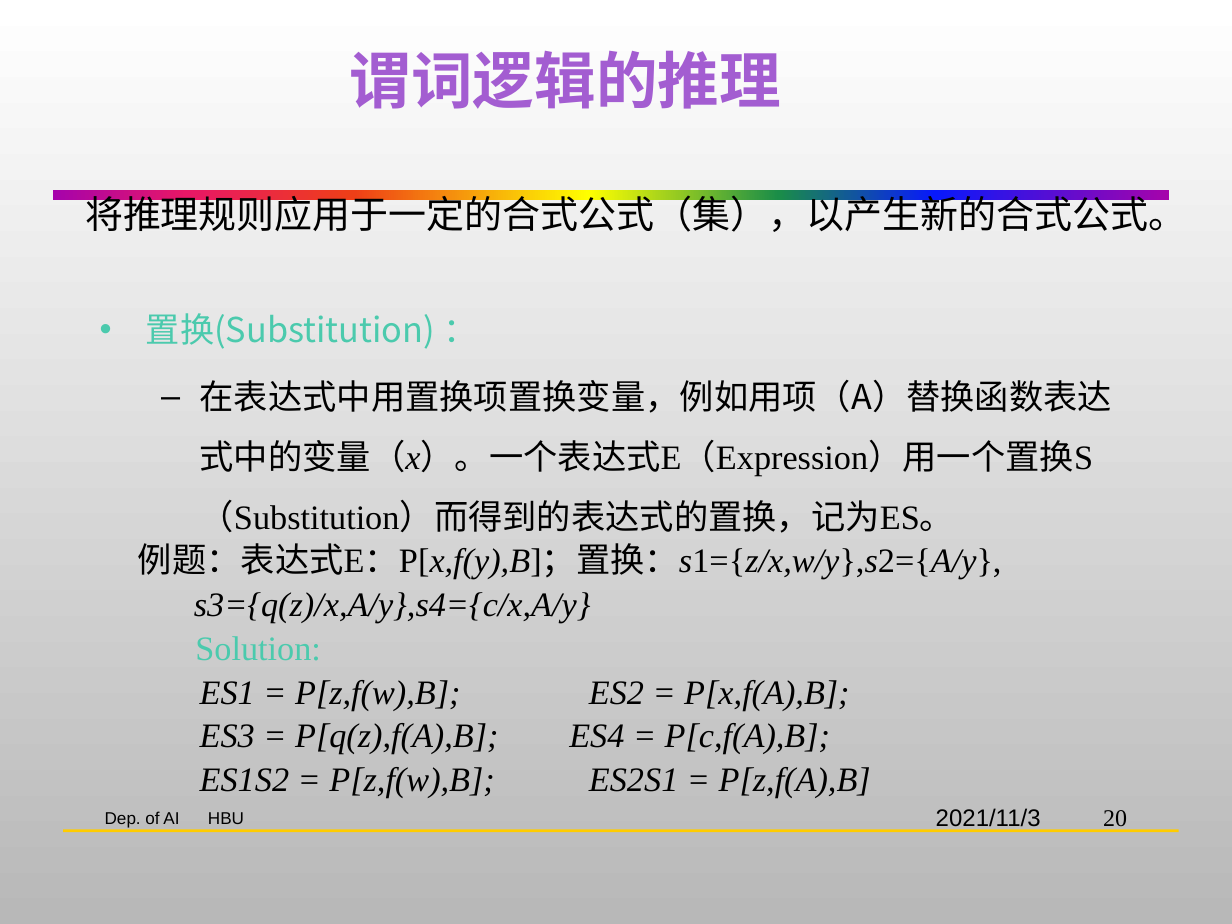
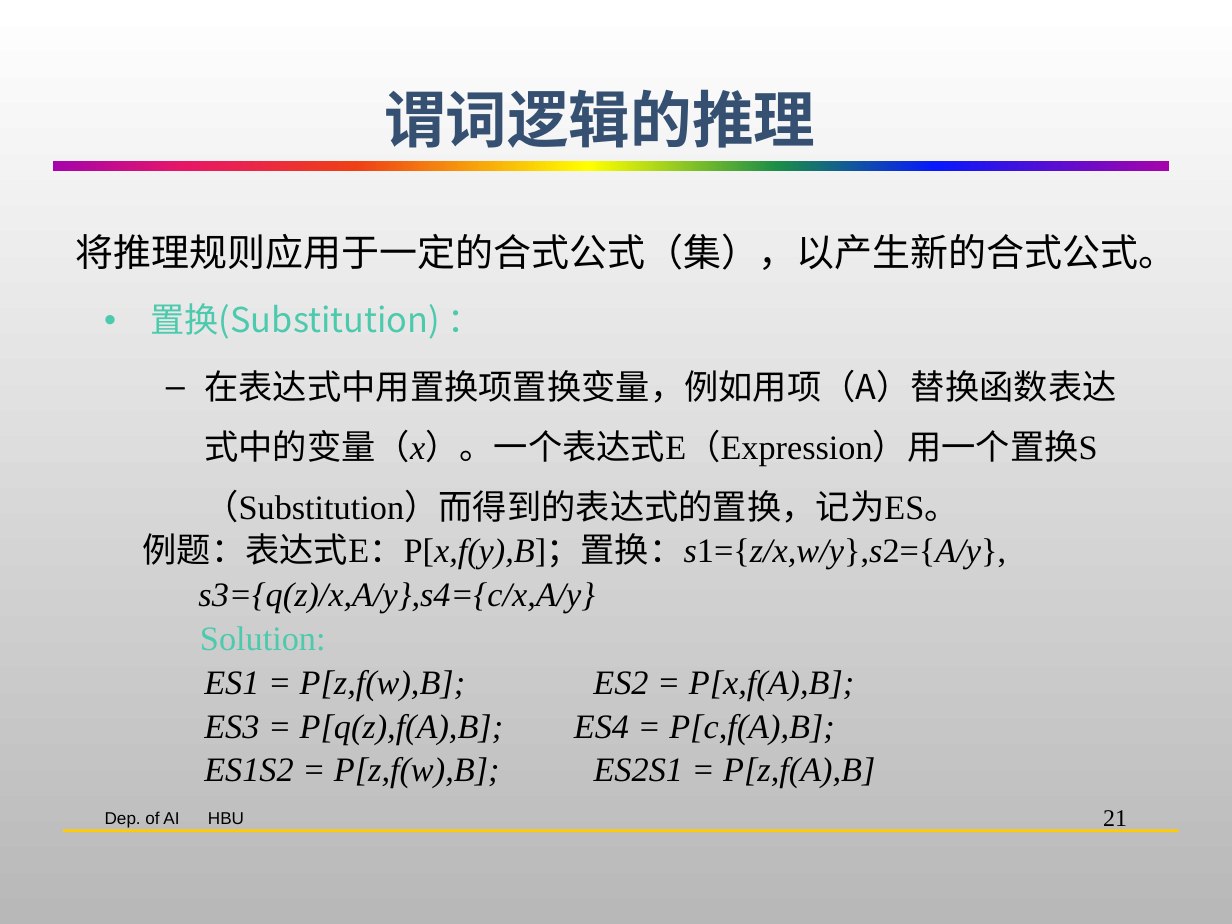
Before and after one commit to HBU/Artificial_Intelligence, a slide deck: slide 21 of AI-PPT-史忠植/AI02知识表示.pptx (slide 20 before the commit). Drawn at 1232x924 pixels with LibreOffice and Linux fonts; fonts in the diff are those of the drawing; background and template pictures are left out. Boxes give left, top, right and bottom in pixels: in the first picture for what was removed or moved away, otherwise in the second. Text is boxed around its words. In the diff, an @@ line names an element or a change of style, - is before the commit and + after.

```diff
--- a/AI-PPT-史忠植/AI02知识表示.pptx
+++ b/AI-PPT-史忠植/AI02知识表示.pptx
@@ title "谓词逻辑的推理": place and size @@
-title "谓词逻辑的推理" at (350,50,781,109)
+title "谓词逻辑的推理" at (384,89,815,148)
@@ title "谓词逻辑的推理" at (384,89,815,148): text colour #A35DD1 to #355071 @@
@@ rectangle: place and size @@
-rectangle at (53,191,1169,201)
+rectangle at (53,161,1169,171)
@@ text "将推理规则应用于一定的合式公式（集），以产生新的合式公式。" rewrapped from (85,190,1187,232) to (75,233,1177,270) @@
@@ text "置换(Substitution) ：": place and size @@
-text "置换(Substitution) ：" at (138,313,1112,798)
+text "置换(Substitution) ：" at (143,303,1116,788)
@@ text removed at (936,808,1041,832) @@
-2021/11/3
@@ page number at (1103,810,1127,832): text changed @@
-20
+21
```
Also in this commit, not shown: 73 other slides changed, 1 slide added.
